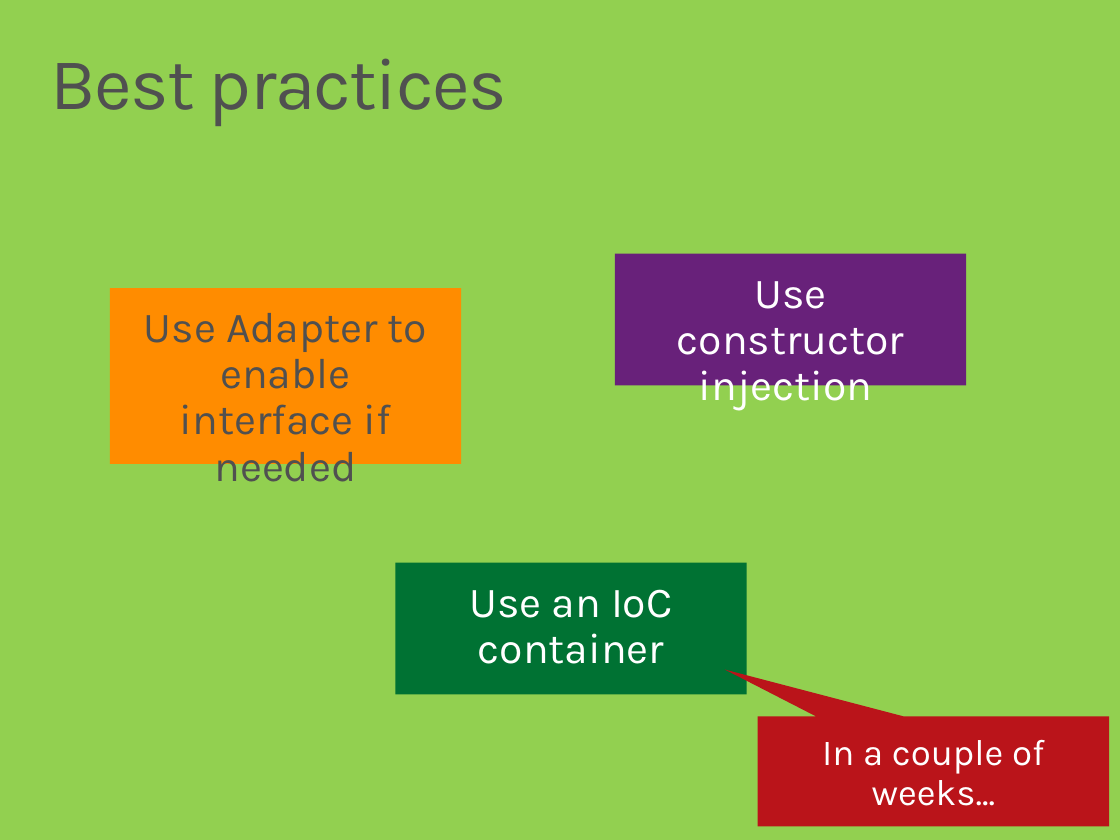
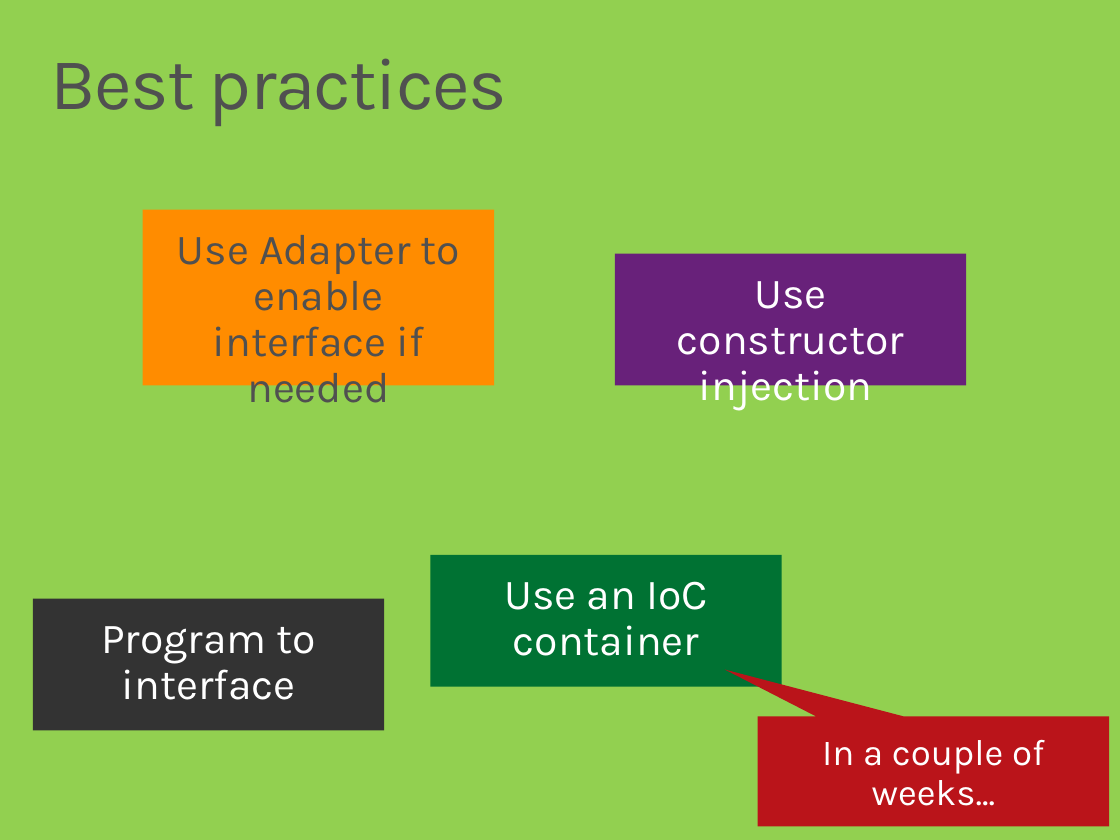
Before and after one commit to ondfisk/BDSA2019, a slide deck: slide 14 of Slides/Lecture05 - Dependency Injection, Testing Entity Framework.pptx (slide 12 before the commit). Drawn at 1120x840 pixels with LibreOffice and Linux fonts; fonts in the diff are those of the drawing. Boxes give left, top, right and bottom in pixels: in the first picture for what was removed or moved away, otherwise in the second. Text is boxed around its words. In the diff, an @@ line names an element or a change of style, - is before the commit and + after.

Commit message:
Lecture05 done

```diff
--- a/Slides/Lecture05 - Dependency Injection, Testing Entity Framework.pptx
+++ b/Slides/Lecture05 - Dependency Injection, Testing Entity Framework.pptx
@@ rectangle "Use Adapter to enable interface ...": place and size @@
-rectangle "Use Adapter to enable interface ..." at (110, 288, 461, 463)
+rectangle "Use Adapter to enable interface ..." at (143, 210, 494, 385)
@@ rectangle "Use an IoC container": place and size @@
-rectangle "Use an IoC container" at (395, 562, 747, 694)
+rectangle "Use an IoC container" at (430, 555, 782, 686)
@@ rectangle added at (33, 598, 384, 730), fill #333333, 28 pt, text #FFFFFF @@
+Program to interface
```
Also in this commit, not shown: 1 other slide changed, 2 slides added, 9 other files.
